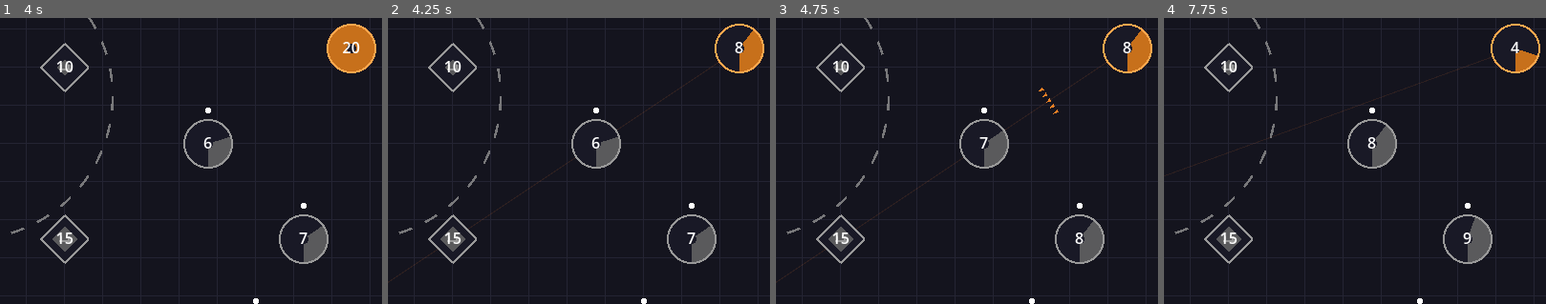
Above: before the commit, frames 1-4 (left to right).
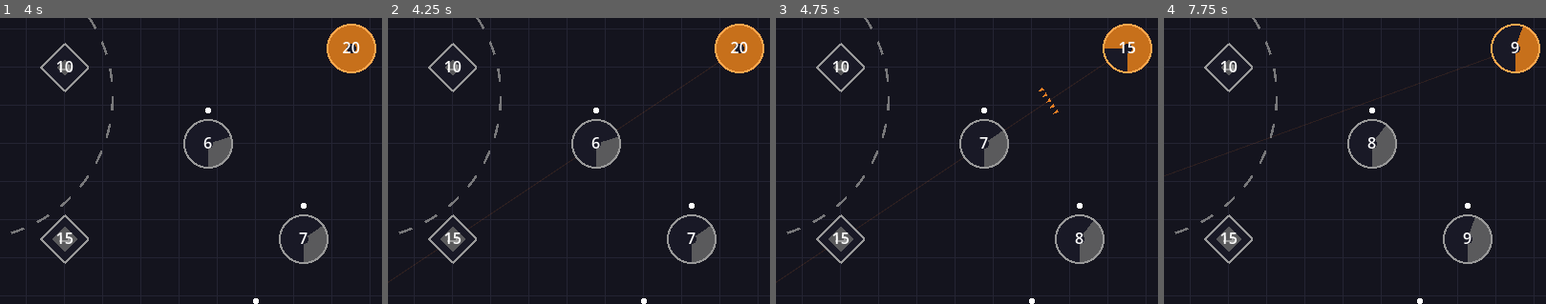
Above: after the commit, the same moments.

Repository: jamesrp/rts_game
Game: Godot game, scene res://main.tscn
The game is run twice, just before and just after one commit, with the same random seed, the same clock (stepped at 60 frames per second) and the same inputs.
Inputs (mouse positions are % of the whole screen's width and height, from its top left):
- Up to frame 1 (4 s): tap Enter at 0.5, 2 s; move the mouse to (72, 45) at 0.52 s; click (72, 45) at 0.67 s; tap Space at 1.25, 3.5 s; drag from (30, 55) to (45, 70) at 1.27 s; move the mouse to (60, 28) at 2.02 s; click (60, 28) at 2.17 s; drag from (45, 70) to (20, 35) at 2.77 s; move the mouse to (80, 65) at 3.52 s; click (80, 65) at 3.67 s
- Up to frame 2 (4.25 s): no input
- Up to frame 3 (4.75 s): drag from (20, 35) to (35, 25) at 4.27 s
- Up to frame 4 (7.75 s): move the mouse to (55, 50) at 5.02 s; click (55, 50) at 5.17 s; tap Enter at 5.75 s; drag from (35, 25) to (30, 55) at 5.77 s; move the mouse to (72, 45) at 6.52 s; click (72, 45) at 6.67 s; tap Space at 7.25 s; drag from (30, 55) to (45, 70) at 7.27 s
The pictures show only the part of the screen within x 42-92%, y 11-61%; the shares and areas given below are measured in that part.

Frame 1 is identical in both runs. In frame 2, 0.9% of the frame differs, in the area x 86-96%, y 2-19%; in frame 3, 0.6%; in frame 4, 0.4%.

Commit message:
Keep queued units in buildings until wave spawns for defensive participation
Units are no longer deducted upfront when a dispatch is ordered. Instead,
they remain in the building and are deducted per-wave as units actually
leave. This means queued units still defend against incoming attacks.
Queues cancel if the building changes owner, and cap wave size to
available units so combat losses are respected.

Co-Authored-By: Claude Opus 4.6 <noreply@anthropic.com>

Diff:
--- a/game/main.gd
+++ b/game/main.gd
@@ -1034,11 +1034,22 @@
 	var to_remove: Array = []
 	for i in range(dispatch_queues.size()):
 		var q: Dictionary = dispatch_queues[i]
+		var source: Dictionary = buildings[q["source_id"]]
+		# Cancel queue if building changed owner
+		if source["owner"] != q["owner"]:
+			to_remove.append(i)
+			continue
 		q["wave_timer"] += delta
 		var interval: float = 1.0 / ARMY_WAVES_PER_SECOND
 		while q["wave_timer"] >= interval and q["remaining"] > 0:
 			q["wave_timer"] -= interval
 			var wave_size: int = mini(MAX_ARMY_WIDTH, q["remaining"])
+			# Cap to available units in the building
+			wave_size = mini(wave_size, source["units"])
+			if wave_size <= 0:
+				q["remaining"] = 0
+				break
+			source["units"] -= wave_size
 			q["remaining"] -= wave_size
 			for _j in range(wave_size):
 				var lateral: float = (float(_j) - float(wave_size - 1) / 2.0) * UNIT_FORMATION_SPACING
@@ -1359,7 +1370,6 @@
 	var send_count: int = int(source["units"] * _ai_get_send_ratio())
 	if send_count <= 2:
 		return false
-	source["units"] -= send_count
 	dispatch_queues.append({
 		"source_id": source["id"],
 		"target_id": target["id"],
@@ -1740,7 +1750,6 @@
 	var send_count: int = int(source["units"] * send_ratio)
 	if send_count <= 0:
 		return
-	source["units"] -= send_count
 	sfx_whoosh.play()
 	dispatch_queues.append({
 		"source_id": source_id,
